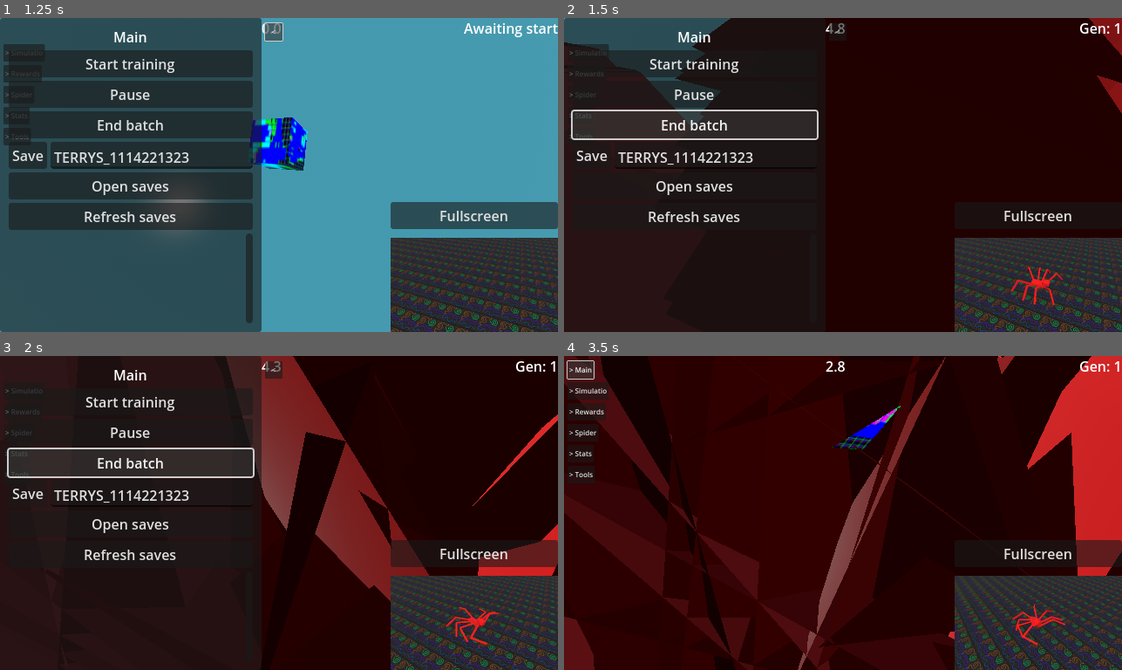
Above: before the commit, frames 1-4 (two rows, left to right).
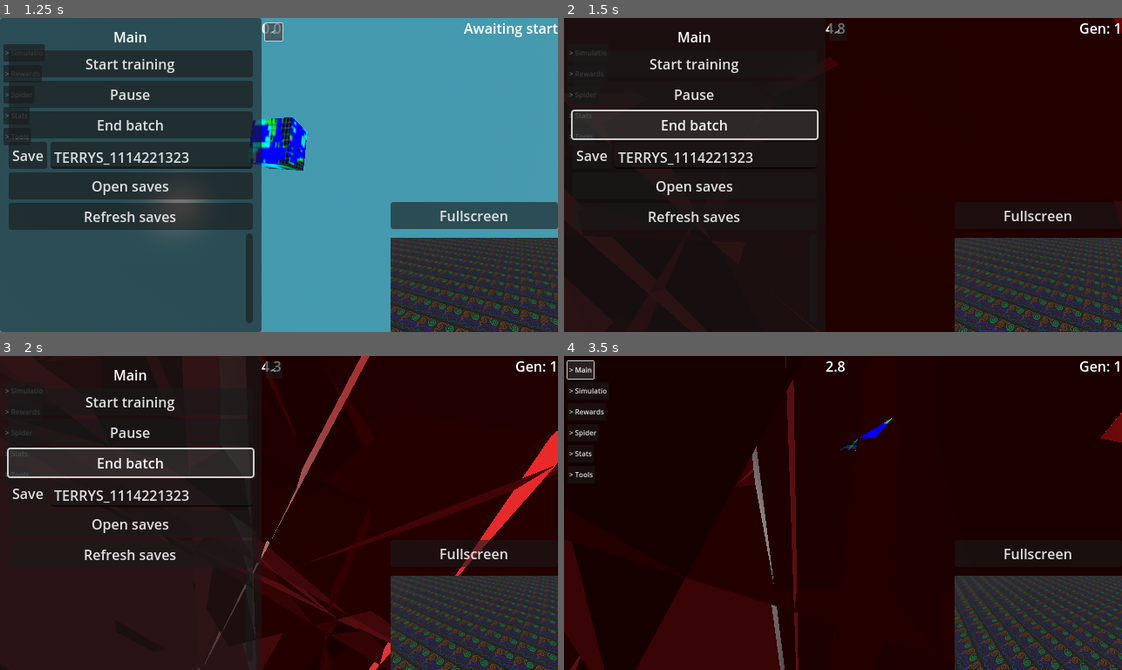
Above: after the commit, the same moments.

Repository: officialErnests/de-ai-ed
Game: Godot game, scene res://scenes/main.tscn
The game is run twice, just before and just after one commit, with the same random seed, the same clock (stepped at 60 frames per second) and the same inputs.
Inputs:
- Up to frame 1 (1.25 s): click "> Main" at 0.5 s
- Up to frame 2 (1.5 s): click "End batch" at 1.25 s
- Up to frame 3 (2 s): no input
- Up to frame 4 (3.5 s): click "Refresh saves" at 2 s; click "<" at 2.75 s

Frame 1 is identical in both runs. In frame 2, 5.3% of the frame differs, in the area x 0-100%, y 0-92%; in frame 3, 15%; in frame 4, 25%, in the area x 0-100%, y 0-100%.
Error before the commit: Invalid assignment of property or key 'brain_update_interval' with value of type 'Nil' on a base object of type 'Array'. (res://scripts/spidersss.gd:423)

Commit message:
v0.2.6.4 random things (quite literaly XD) - fixed brain update - added random spawn - fixed brain not knowing where goal is (such a bruh moment XD) - made alot of randomization fixes as well made random be random for whole batch :DD

Diff:
--- a/scenes/main.tscn
+++ b/scenes/main.tscn
@@ -308,6 +308,16 @@
 layout_mode = 2
 button_pressed = true
 
+[node name="RandomSpawn" type="HBoxContainer" parent="Camera_setup/NeckOrSmthing/Dron/Floating_cam/Gui/Simulation/Panel/VBoxContainer"]
+layout_mode = 2
+
+[node name="Label" type="Label" parent="Camera_setup/NeckOrSmthing/Dron/Floating_cam/Gui/Simulation/Panel/VBoxContainer/RandomSpawn"]
+layout_mode = 2
+text = "RandomSpawn"
+
+[node name="CheckBox" type="CheckBox" parent="Camera_setup/NeckOrSmthing/Dron/Floating_cam/Gui/Simulation/Panel/VBoxContainer/RandomSpawn"]
+layout_mode = 2
+
 [node name="MutationChance" type="HBoxContainer" parent="Camera_setup/NeckOrSmthing/Dron/Floating_cam/Gui/Simulation/Panel/VBoxContainer"]
 layout_mode = 2
 
@@ -351,8 +361,7 @@
 
 [node name="Label" type="Label" parent="Camera_setup/NeckOrSmthing/Dron/Floating_cam/Gui/Simulation/Panel/VBoxContainer/BrainUpdate"]
 layout_mode = 2
-text = "Brain update
-"
+text = "Brain update"
 
 [node name="SpinBox" type="SpinBox" parent="Camera_setup/NeckOrSmthing/Dron/Floating_cam/Gui/Simulation/Panel/VBoxContainer/BrainUpdate"]
 layout_mode = 2
@@ -415,7 +424,7 @@
 layout_mode = 2
 max_value = 5.0
 step = 0.1
-value = 0.3
+value = 0.5
 
 [node name="Ground pain" type="HBoxContainer" parent="Camera_setup/NeckOrSmthing/Dron/Floating_cam/Gui/Rewards/Panel/VBoxContainer"]
 layout_mode = 2
@@ -842,7 +851,7 @@
 grow_vertical = 0
 text = "Fullscreen"
 
-[node name="Spidersss" type="Node3D" parent="." node_paths=P …(233 unchanged characters)… es", "spiders_per_batch", "keep_best", "auto_save_interval", "ground_height", "ground_pa …(595 unchanged characters)…
+[node name="Spidersss" type="Node3D" parent="." node_paths=P …(233 unchanged characters)… es", "spiders_per_batch", "keep_best", "random_spawn", "auto_save_interval", "brain_update_interval", "ground_height", "ground_pa …(595 unchanged characters)…
 script = ExtResource("7_tipki")
 start = NodePath("../Camera_setup/NeckOrSmthing/Dron/Floating_cam/Gui/Main/Panel/VBoxContainer/Start")
 pause_button = NodePath("../Camera_setup/NeckOrSmthing/Dron/Floating_cam/Gui/Main/Panel/VBoxContainer/Pause")
@@ -859,7 +868,9 @@
 spiders_batches = NodePath("../Camera_setup/NeckOrSmthing/Dron/Floating_cam/Gui/Simulation/Panel/VBoxContainer/SpiderBatches/SpinBox")
 spiders_per_batch = NodePath("../Camera_setup/NeckOrSmthing/Dron/Floating_cam/Gui/Simulation/Panel/VBoxContainer/SpiderPerBatch/SpinBox")
 keep_best = NodePath("../Camera_setup/NeckOrSmthing/Dron/Floating_cam/Gui/Simulation/Panel/VBoxContainer/KeepBest/CheckBox")
+random_spawn = NodePath("../Camera_setup/NeckOrSmthing/Dron/Floating_cam/Gui/Simulation/Panel/VBoxContainer/RandomSpawn/CheckBox")
 auto_save_interval = NodePath("../Camera_setup/NeckOrSmthing/Dron/Floating_cam/Gui/Simulation/Panel/VBoxContainer/AutoSaveInterval/SpinBox")
+brain_update_interval = NodePath("../Camera_setup/NeckOrSmthing/Dron/Floating_cam/Gui/Simulation/Panel/VBoxContainer/BrainUpdate/SpinBox")
 ground_height = NodePath("../Camera_setup/NeckOrSmthing/Dron/Floating_cam/Gui/Rewards/Panel/VBoxContainer/GroundHeight/SpinBox")
 ground_pain = NodePath("../Camera_setup/NeckOrSmthing/Dron/Floating_cam/Gui/Rewards/Panel/VBoxContainer/Ground pain/SpinBox")
 random_goal = NodePath("../Camera_setup/NeckOrSmthing/Dron/Floating_cam/Gui/Rewards/Panel/VBoxContainer/RadnomGoal/CheckBox")
--- a/scripts/agent.gd
+++ b/scripts/agent.gd
@@ -1,7 +1,8 @@
 extends Node3D
 
+var neurons: int = 52
 @export_category("Neurons")
-@export var NEURONS_IN_LAYER := 51
+@export var NEURONS_IN_LAYER := neurons
 @export var LAYER_COUNT := 1
 @export var MEMOR_NEURON_COUNT := 2
 @export_category("Others")
@@ -21,6 +22,8 @@
 var memory_neurons = []
 var meshes_arr = []
 var timesss = 0
+var random_goal_seed = []
+var random_goal_index = 0
 
 var ground_height: float
 var ground_pain: float
@@ -36,12 +39,15 @@
 	meshes_arr.append(goal)
 	for iter_part in skeleton.get_children():
 		if iter_part is MeshInstance3D: meshes_arr.append(iter_part)
+	timesss = brain_update_interval + 1
 
 func _process(delta: float) -> void:
 	timesss += delta
 	if timesss > brain_update_interval:
 		timesss = 0
-		var calculation = calculate(spider.getData())
+		var goal_dir = [main_body.basis.x.dot(main_body.global_position.direction_to(goal.global_position))]
+		goal_dir.append_array(spider.getData())
+		var calculation = calculate(goal_dir)
 		var upper_leg = []
 		var base_leg = []
 		for i in range(calculation.size() / 3.0):
@@ -49,6 +55,11 @@
 			base_leg.append(Vector3(calculation[i], calculation[i + 1], 0))
 		spider.setVel(upper_leg, base_leg)
 		updateVisualisation()
+
+func randomize(p_rand):
+	for i: PhysicalBone3D in spider_skel.get_children():
+		i.rotation = p_rand
+
 
 func setSub():
 	for mesh: MeshInstance3D in meshes_arr:
@@ -60,11 +71,11 @@
 
 func genBrain():
 	if LAYER_COUNT == 1:
-		neuron_layers.append(Neuron_Layer.new(51 + MEMOR_NEURON_COUNT, NEURONS_IN_LAYER, null))
+		neuron_layers.append(Neuron_Layer.new(neurons + MEMOR_NEURON_COUNT, NEURONS_IN_LAYER, null))
 	else:
 		for iter_layer in LAYER_COUNT:
 			if iter_layer == 0:
-				neuron_layers.append(Neuron_Layer.new(51, NEURONS_IN_LAYER, null))
+				neuron_layers.append(Neuron_Layer.new(neurons, NEURONS_IN_LAYER, null))
 			else:
 				neuron_layers.append(Neuron_Layer.new(NEURONS_IN_LAYER, NEURONS_IN_LAYER, null))
 	neuron_layers.append(Neuron_Layer.new(NEURONS_IN_LAYER, 28 + MEMOR_NEURON_COUNT, null))
@@ -80,7 +91,8 @@
 
 func genGoal():
 	if random_goal:
-		goal.global_position = spider_skel.global_position * Vector3(1, 0, 1) + Vector3(0, 1, 0) + Vector3(randf_range(-1, 1), 0, randf_range(-1, 1)).normalized() * goal_distance
+		goal.global_position = spider_skel.global_position * Vector3(1, 0, 1) + Vector3(0, 1, 0) + random_goal_seed[random_goal_index] * goal_distance
+		random_goal_index += 1
 	else:
 		goal.global_position = spider_skel.global_position * Vector3(1, 0, 1) + Vector3(0, 1, 0) + Vector3(1, 0, 0).normalized() * goal_distance
 
@@ -118,7 +130,7 @@
 	for iter_neuron_layer in neuron_layers:
 		inputs = iter_neuron_layer.calc(inputs)
 	memory_neurons.clear()
-	for i in range(inputs.size() - 51):
+	for i in range(inputs.size() - neurons):
 		memory_neurons.append(inputs[i])
 	return inputs
 
--- a/scripts/spidersss.gd
+++ b/scripts/spidersss.gd
@@ -22,6 +22,7 @@
 @export var spiders_batches: SpinBox
 @export var spiders_per_batch: SpinBox
 @export var keep_best: CheckBox
+@export var random_spawn: CheckBox
 @export var auto_save_interval: SpinBox
 @export var brain_update_interval: SpinBox
 @export_category("Rewards")
@@ -74,6 +75,8 @@
 
 var preview_spider_loaded = false
 var preview_best_spider = null
+var random_spawn_direction := Vector3.ZERO
+var random_goal_position = []
 
 func _ready() -> void:
 	resetStatsArr()
@@ -151,7 +154,9 @@
 		"spiders_batches" = spiders_batches.value,
 		"spiders_per_batch" = spiders_per_batch.value,
 		"keep_best" = keep_best.button_pressed,
+		"random_spawn" = random_spawn.button_pressed,
 		"auto_save_interval" = auto_save_interval.value,
+		"brain_update_interval" = brain_update_interval.value,
 
 		#rewards
 		"ground_height" = ground_height.value,
@@ -260,6 +265,8 @@
 	spiders_per_batch.value = stats_arr["spiders_per_batch"]
 	keep_best.button_pressed = stats_arr["keep_best"]
 	auto_save_interval.value = stats_arr["auto_save_interval"]
+	random_spawn.button_pressed = stats_arr["random_spawn"]
+	brain_update_interval.value = stats_arr["brain_update_interval"]
 	ground_height.value = stats_arr["ground_height"]
 	ground_pain.value = stats_arr["ground_pain"]
 	random_goal.button_pressed = stats_arr["random_goal"]
@@ -315,6 +322,10 @@
 func trainLoop():
 	intss += 1
 	startRound()
+	random_spawn_direction = Vector3(randf_range(-PI, PI), randf_range(-PI, PI), randf_range(-PI, PI))
+	random_goal_position.clear()
+	for i in range(10):
+		random_goal_position.append(Vector3(randf_range(-1, 1), 0, randf_range(-1, 1)).normalized())
 
 	if spiders_arr.is_empty():
 		summonSpiders()
@@ -339,6 +350,7 @@
 		stats_arr["spiders_per_batch"] = spiders_per_batch.value
 		stats_arr["keep_best"] = keep_best.button_pressed
 		stats_arr["auto_save_interval"] = auto_save_interval.value
+		stats_arr["brain_update_interval"] = brain_update_interval.value
 		stats_arr["ground_height"] = ground_height.value
 		stats_arr["ground_pain"] = ground_pain.value
 		stats_arr["random_goal"] = random_goal.button_pressed
@@ -348,6 +360,7 @@
 		stats_arr["hidden_layers"] = hidden_layers.value
 		stats_arr["neurons_per_layer"] = neurons_per_layer.value
 		stats_arr["memory_neurons"] = memory_neurons.value
+		stats_arr["random_spawn"] = random_spawn.button_pressed
 
 		if fmod(intss, auto_save_interval.value) == 0:
 			stats_arr["spider_saves"].append(
@@ -414,13 +427,17 @@
 	temp_spider.NEURONS_IN_LAYER = stats_arr["neurons_per_layer"]
 	temp_spider.MEMOR_NEURON_COUNT = stats_arr["memory_neurons"]
 
-	add_child(temp_spider)
 	if spiders_arr.is_empty():
 		preview_best_spider = temp_spider
 		if not preview_spider_loaded:
 			temp_spider.setMain()
 	spiders_arr.append(temp_spider)
-	spiders_arr.brain_update_interval = brain_update_interval
+	if random_spawn.button_pressed:
+		temp_spider.randomize(random_spawn_direction)
+	temp_spider.random_goal_seed = random_goal_position
+	temp_spider.brain_update_interval = brain_update_interval.value
+
+	add_child(temp_spider)
 
 class WeightedRandom:
 	var arr_probablity
